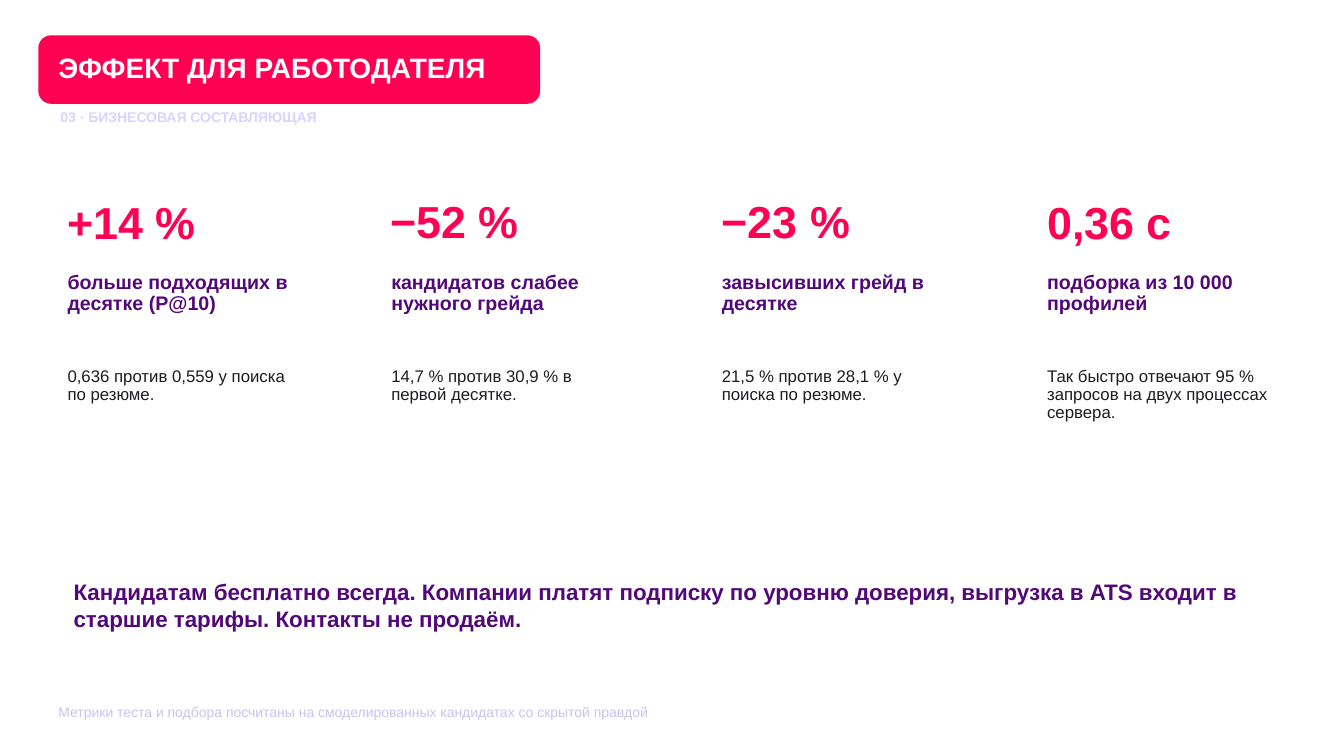
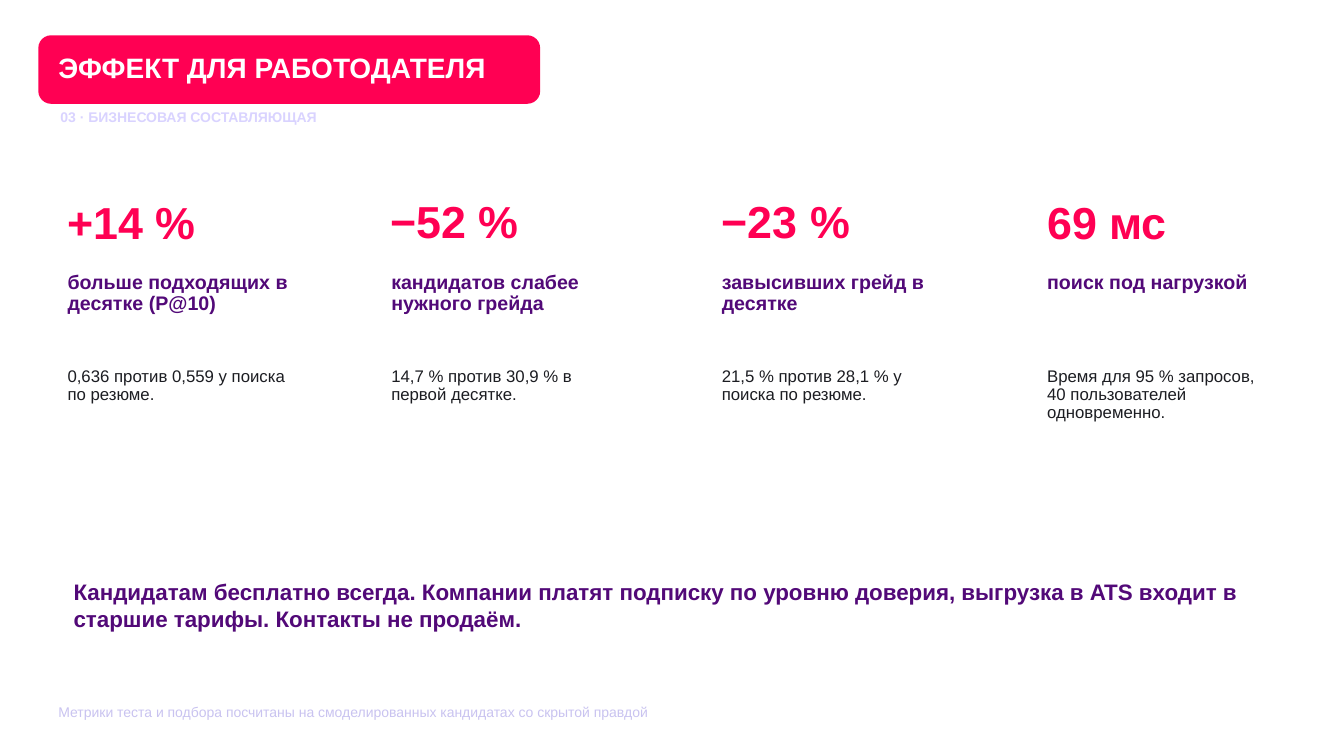
Before and after one commit to KonkovDV/fsp-talent, a slide deck: slide 22 of submission/03-presentation/FSP_Talent_presentation.pptx. Drawn at 1344x756 pixels with LibreOffice and Linux fonts; fonts in the diff are those of the drawing; background and template pictures are left out. Boxes give left, top, right and bottom in pixels: in the first picture for what was removed or moved away, otherwise in the second. Text is boxed around its words. In the diff, an @@ line names an element or a change of style, - is before the commit and + after.

Commit message:
Презентация: цифры по main 7c37a87
- κw двух путей 0,85 (все шесть зёрен 0,85–0,86), 0,76 только как старый порядок шкалы
- атака «20 сессий»: 7,2 % против 6,5 % честно (400 человек, 6 зёрен)
- вместо «0 % с чужим ключом»: 1875 из 1875 ключей проверены запуском и сигналы честности 90 % при 0,7 % ложных
- 22 семейства заданий вместо 17 генераторов
- разметка 200 пар: два независимых автоматических оценщика
- подбор по протоколам опубликованных методов: 0,607 и 0,666, BM25 0,399
- 69 мс вместо 0,36 с, повтор уверенных решений 80,3 %, docker compose up
- подпись «команда Дмитрия Конькова» на титуле и последнем слайде
- PDF пересобран из того же pptx

```diff
--- a/submission/03-presentation/FSP_Talent_presentation.pptx
+++ b/submission/03-presentation/FSP_Talent_presentation.pptx
@@ text at <box>1047,207,1166,240</box>: text changed @@
-0,36 с
+69 мс
@@ text at <box>1047,274,1248,293</box>: text changed @@
-подборка из 10 000 профилей
+поиск под нагрузкой
@@ text at <box>1047,370,1254,422</box>: text changed @@
-Так быстро отвечают 95 % запросов на двух процессах сервера.
+Время для 95 % запросов, 40 пользователей одновременно.
```
Also in this commit, not shown: 23 other slides changed, 1 other file.
